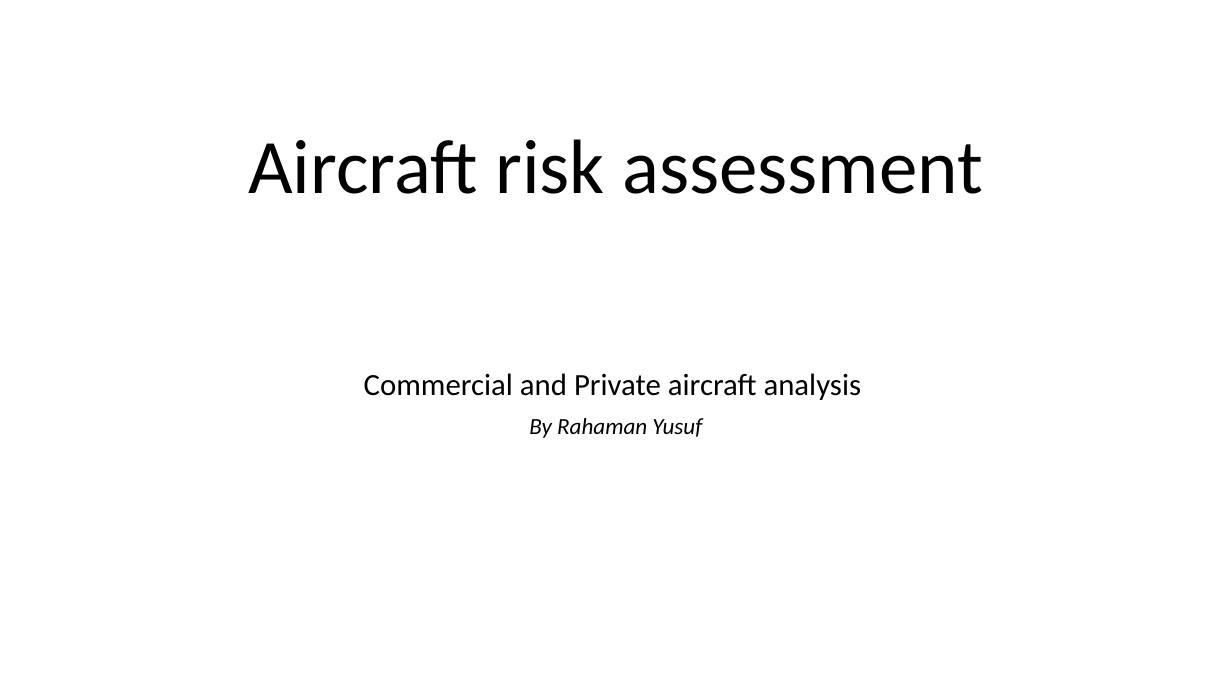
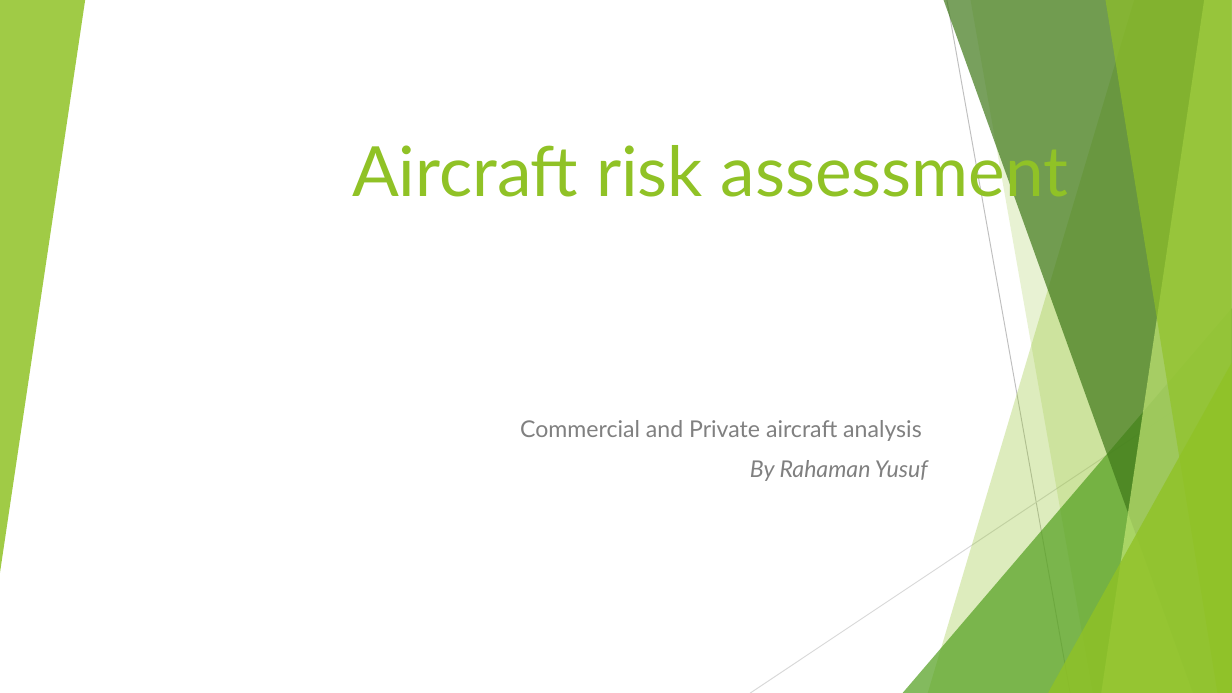
Before and after one commit to rahroy82/Aircraft-analysis, a slide deck: slide 1 of Aircraft risk assessment.pptx. Drawn at 1232x693 pixels with LibreOffice and Linux fonts; fonts in the diff are those of the drawing. Boxes give left, top, right and bottom in pixels: in the first picture for what was removed or moved away, otherwise in the second. Text is boxed around its words. In the diff, an @@ line names an element or a change of style, - is before the commit and + after.

```diff
--- a/Aircraft risk assessment.pptx
+++ b/Aircraft risk assessment.pptx
@@ group added at box(0, 0, 1232, 693): 5 freeform shapes, 3 triangles, 2 lines @@
@@ title "Aircraft risk assessment" at box(352, 136, 1069, 209): size 60 to 54 pt, font Calibri to Lato, text colour #000000 to #90C226; alignment centre to right; line spacing 0.9 to 1 @@
@@ subtitle "Commercial and Private aircraft analysis": place and size @@
-subtitle "Commercial and Private aircraft analysis" at box(364, 373, 862, 438)
+subtitle "Commercial and Private aircraft analysis" at box(520, 420, 928, 481)
@@ subtitle "Commercial and Private aircraft analysis" at box(520, 420, 928, 481): size 24 to 18 pt in "Commercial and Private aircraft analysis"; font Calibri to Lato, text colour #000000 to #808080; alignment centre to right; line spacing 0.9 to 1 @@
```
Also in this commit, not shown: 3 other slides changed, 9 slides added, 1 other file.
